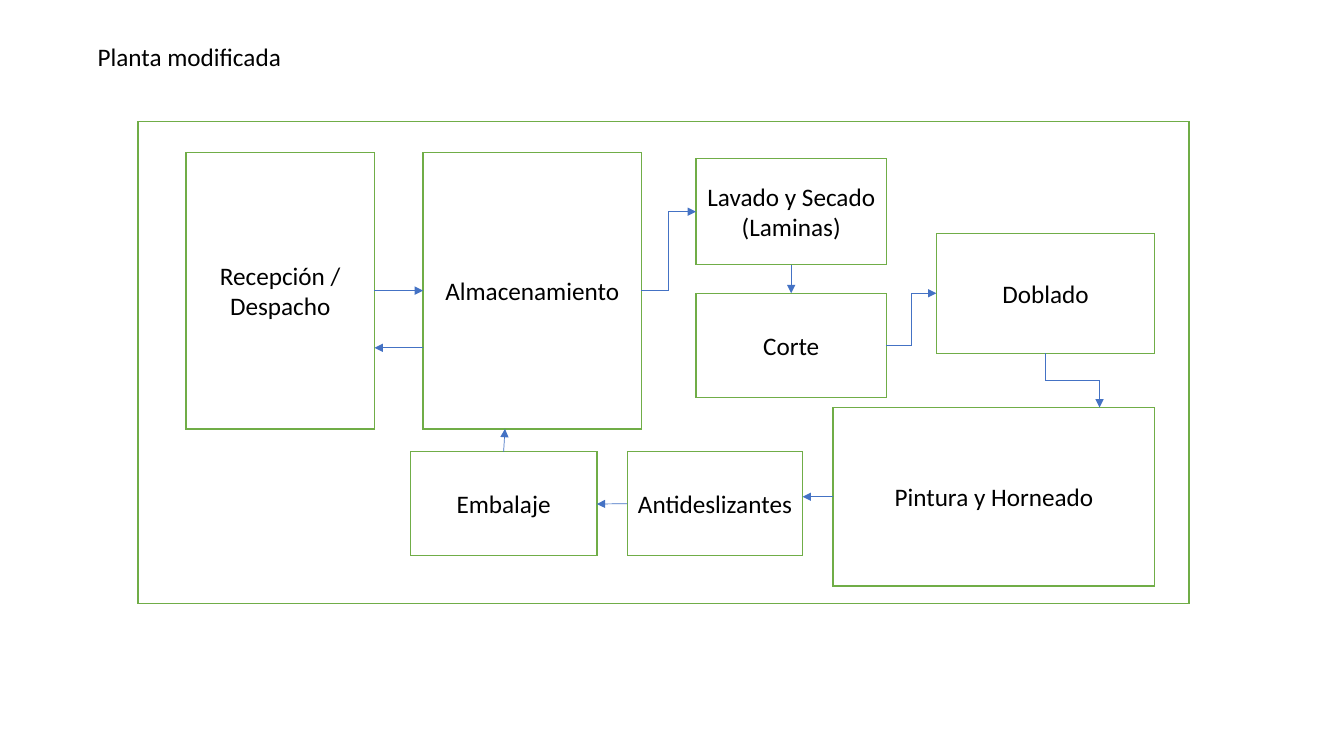
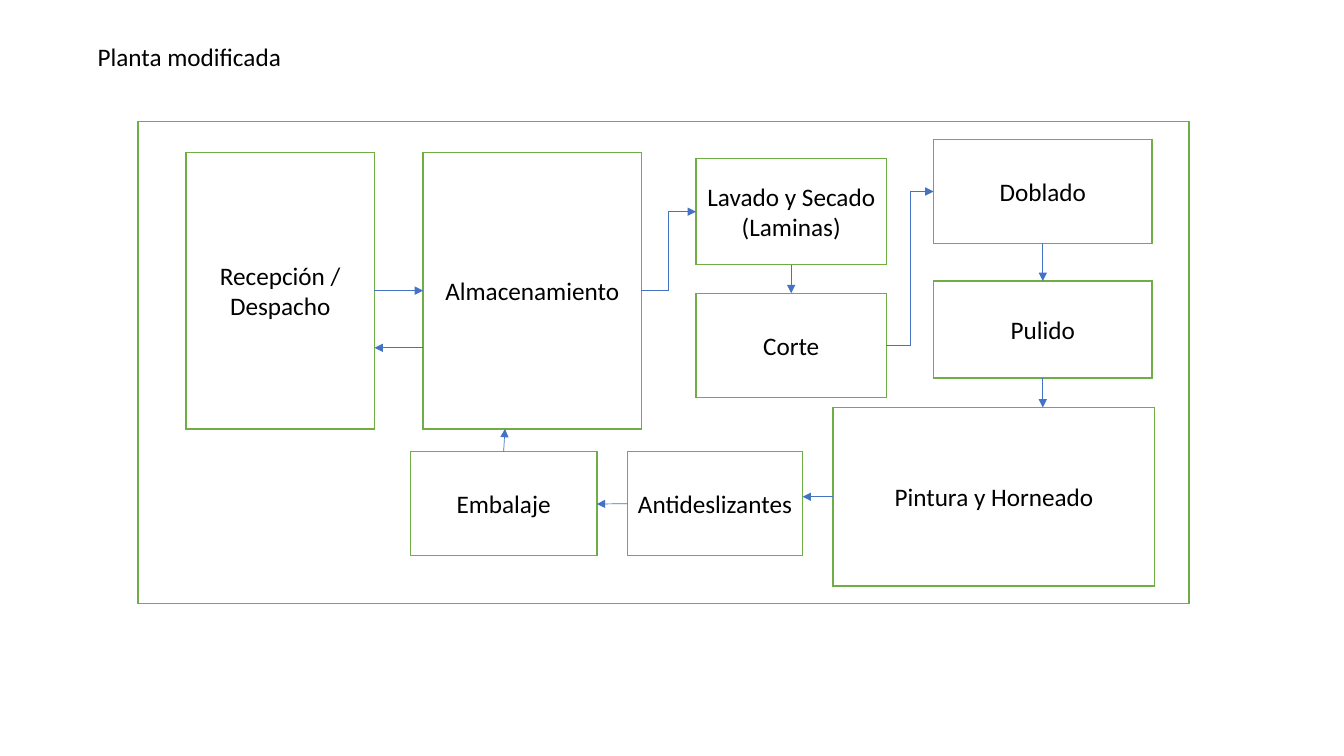
Before and after one commit to shcampinof/STEELO, a slide deck: slide 2 of Proyecto 70%/DiagramaDeFlujoyDistribuciónPlantas.pptx. Drawn at 1344x756 pixels with LibreOffice and Linux fonts; fonts in the diff are those of the drawing. Boxes give left, top, right and bottom in pixels: in the first picture for what was removed or moved away, otherwise in the second. Text is boxed around its words. In the diff, an @@ line names an element or a change of style, - is before the commit and + after.

Commit message:
Se modifica la distribución agregando la estación de pulido

```diff
--- a/Proyecto 70%/DiagramaDeFlujoyDistribuciónPlantas.pptx
+++ b/Proyecto 70%/DiagramaDeFlujoyDistribuciónPlantas.pptx
@@ rectangle "Doblado": place and size @@
-rectangle "Doblado" at bbox=[937, 234, 1155, 354]
+rectangle "Doblado" at bbox=[934, 139, 1152, 243]
@@ elbow arrow moved from (886, 346) - (937, 293) to (886, 346) - (934, 192) @@
@@ arrow added from (1044, 244) to (1044, 281), #4472C4 0.5 pt @@
@@ rectangle added at bbox=[934, 281, 1152, 378], fill #FFFFFF, outline #70AD47 1 pt, 18 pt, text #000000 @@
+Pulido
@@ elbow arrow removed from (1046, 353) to (1100, 407) @@
@@ arrow added from (1044, 378) to (1044, 407), #4472C4 0.5 pt @@
```
